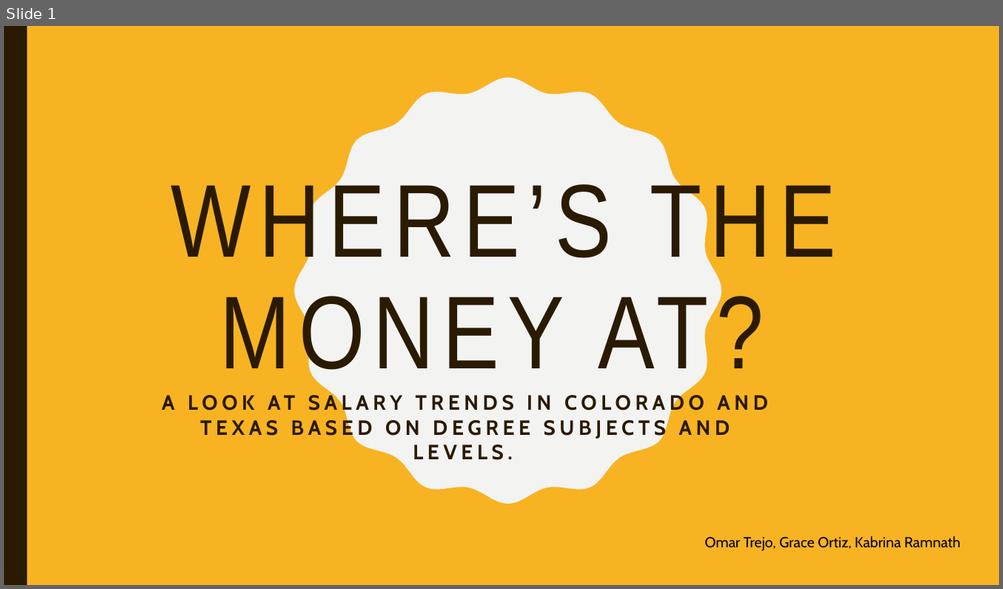
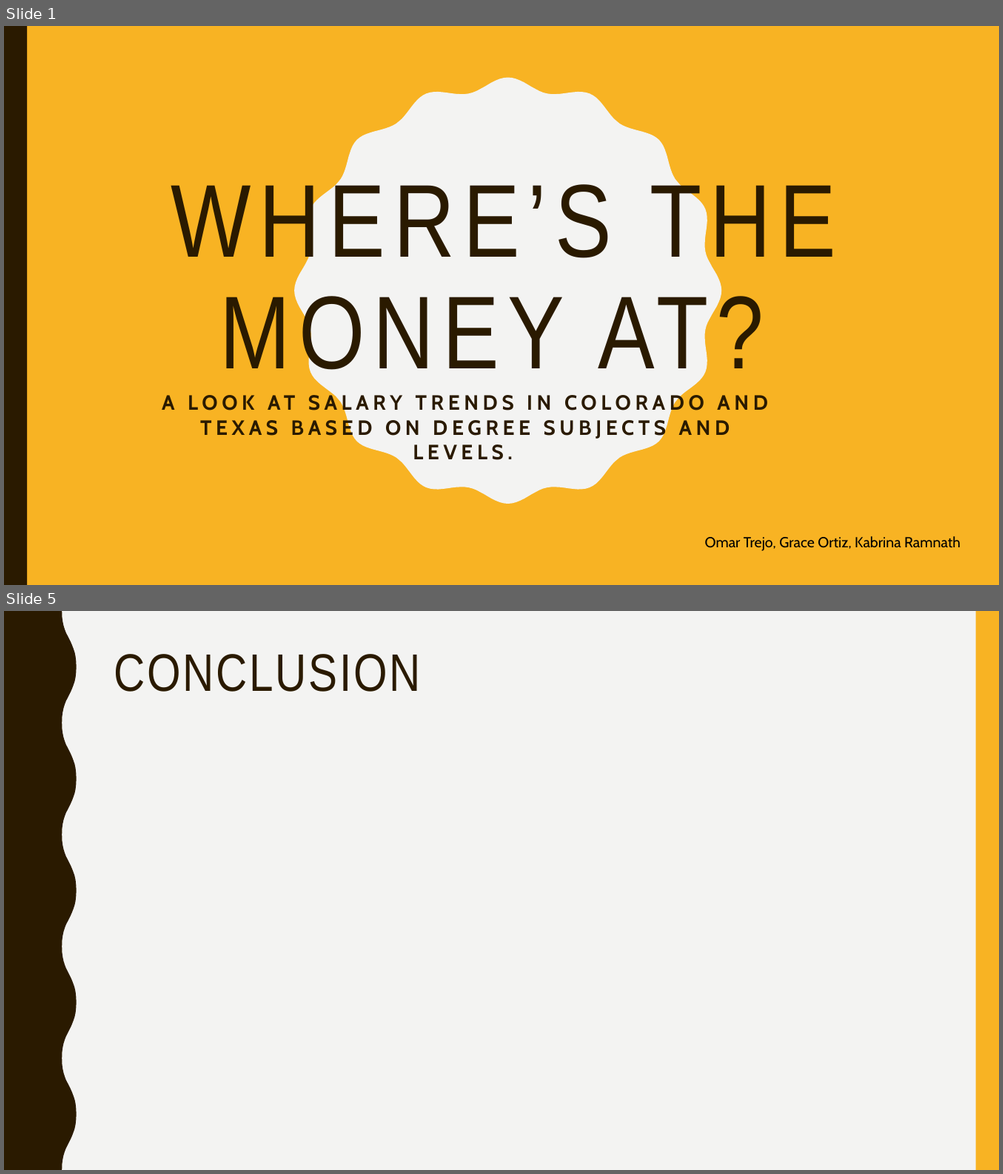
Before and after one commit to otrejo08/data_bootcamp_project1, a slide deck: data/Presentation1.pptx. Shown one above the other, each under a label of ours: slide 1 before the commit, slides 1 and 5 after it; the slides between them are not shown. The pictures are 1003x589 and 1003x1174 pixels, drawn with LibreOffice and Linux fonts; fonts in the diff are those of the drawing. Boxes give left, top, right and bottom in pixels: in the first picture for what was removed or moved away, otherwise in the second. Text is boxed around its words. In the diff, an @@ line names an element or a change of style, - is before the commit and + after.

```diff
--- a/data/Presentation1.pptx
+++ b/data/Presentation1.pptx
@@ slide 5 added at (x1=4, y1=611, x2=999, y2=1170), background #F3F3F2 @@
@@ freeform shape added at (x1=4, y1=611, x2=77, y2=1170), fill #2A1A00 @@
@@ rectangle added at (x1=976, y1=611, x2=999, y2=1170), fill #F8B323 @@
@@ title added at (x1=114, y1=654, x2=421, y2=692), 51 pt, text #2A1A00 @@
+CONCLUSION
```
Also in this commit, not shown: 2 slides changed, 2 other slides added, 2 other files.
